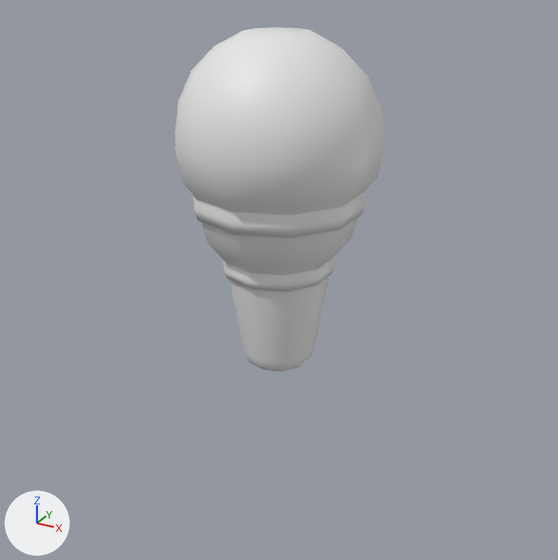
What one commit did to the Blender file Terceira_Sala/Sala_Gelada.blend.
Camera for both pictures: a 50 mm lens placed at (1.98, -3.58, 2.31), pointed at (0.08, -0.14, 0.59). Lighting does not change. The marker at lower left points along +X, +Y and +Z. The older version comes first.

Names of what the first picture shows: 'Cone', 'Ice_Cream_Ball'.
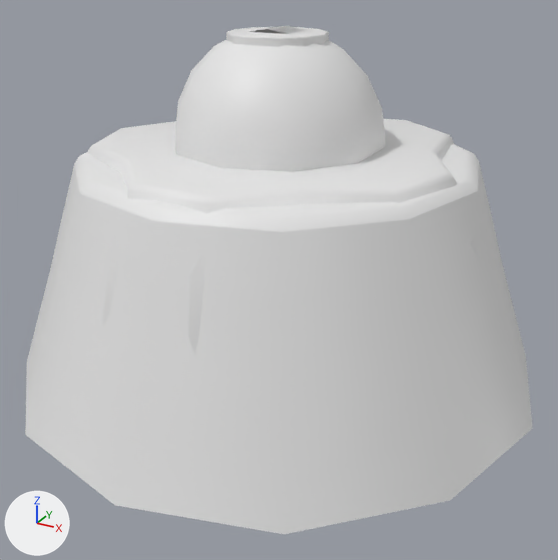
Boxes (x1, y1, x2, y2) around the edits, measured in the pictures (558 x 560 px):
'Pudding_00', shown: after (25, 144, 533, 534)
'Pudding_01', shown: after (87, 119, 479, 355)
'Yakult', shown: after (226, 27, 329, 47)
'Popsicle_00', shown (mostly hidden): after (249, 26, 305, 33)
'Popsicle_01', shown (mostly hidden): after (268, 27, 295, 34)
'Cone', unchanged, covered by the edit: before (193, 193, 366, 372)

The change in detail:
Object 'Popsicle_00' (ob_popsicle_00) is now shown.
Object 'Popsicle_01' (ob_popsicle_01) is now shown.
Object 'Yakult' (ob_yakult) is now shown.
Object 'Pudding_00' (ob_pudding_00) is now shown.
Object 'Pudding_01' (ob_pudding_01) is now shown.
